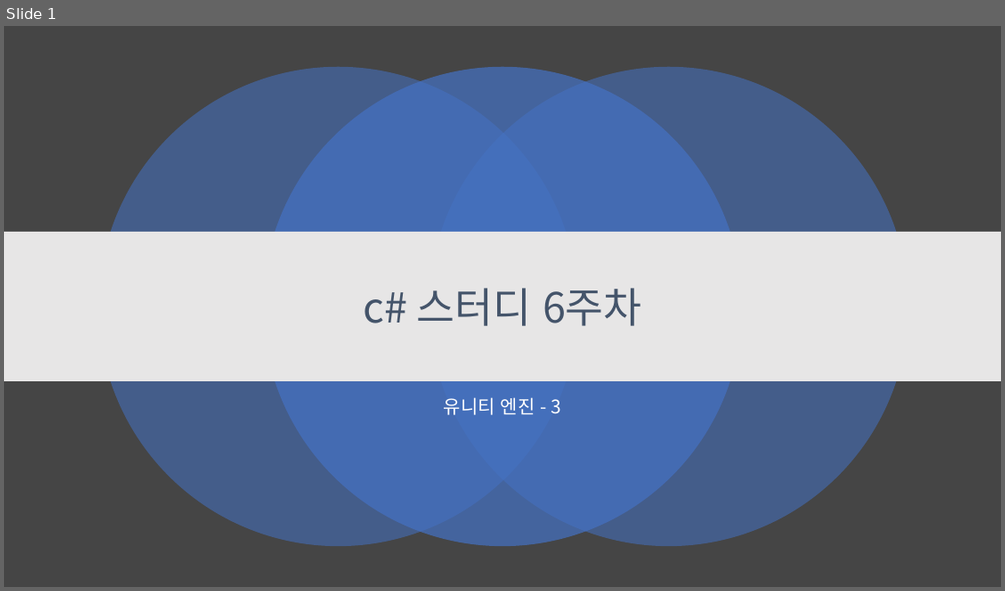
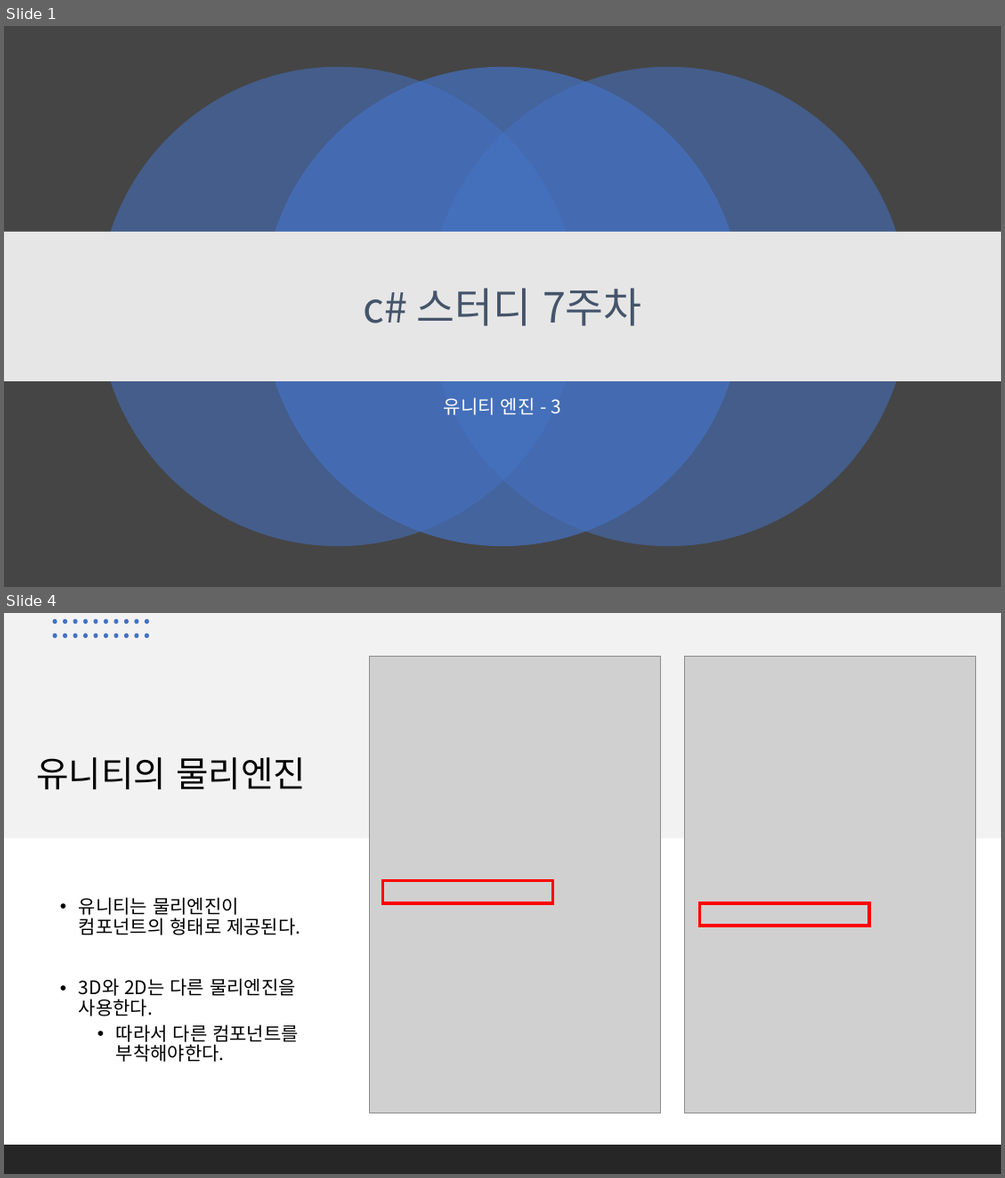
Before and after one commit to kjh99660/Study_powerpoint, a slide deck: C#스터디/c# 스터디 7주 차.pptx. Shown one above the other, each under a label of ours: slide 1 before the commit, slides 1 and 4 after it; the slides between them are not shown. The pictures are 1005x591 and 1005x1178 pixels, drawn with LibreOffice and Linux fonts; fonts in the diff are those of the drawing; grey boxes stand for pictures. Boxes give left, top, right and bottom in pixels: in the first picture for what was removed or moved away, otherwise in the second. Text is boxed around its words. In the diff, an @@ line names an element or a change of style, - is before the commit and + after.

Commit message:
스터디 마감 및 다른 시험 일정 및 아이디어 업로드

```diff
--- a/C#스터디/c# 스터디 7주 차.pptx
+++ b/C#스터디/c# 스터디 7주 차.pptx
@@ slide 4 added at [4,613,1001,1174], background #FFFFFF @@
@@ rectangle added at [4,613,1001,838], fill #F2F2F2 @@
@@ group added at [53,619,149,638]: 20 ellipses @@
@@ picture added at [370,657,662,1112] @@
@@ picture added at [685,657,976,1112] @@
@@ title added at [36,757,306,789], 34 pt, text #000000 @@
+유니티의 물리엔진
@@ text added at [79,897,300,1062], 18 pt, text #000000 @@
+• 유니티는 물리엔진이 컴포넌트의 형태로 제공된다.
+• 3D와 2D는 다른 물리엔진을 사용한다.
+  • 따라서 다른 컴포넌트를 부착해야한다.
@@ rectangle added at [383,881,553,903], outline #FF0000 3 pt @@
@@ rectangle added at [699,903,869,925], outline #FF0000 3 pt @@
@@ rectangle added at [4,1144,1001,1174], fill #262626 @@
@@ slide 1 changed as well @@
@@ title at [363,288,642,326]: text changed @@
-c# 스터디 6주차
+c# 스터디 7주차
```
Also in this commit, not shown: 16 other slides added, 1 slide removed, 12 other files.
